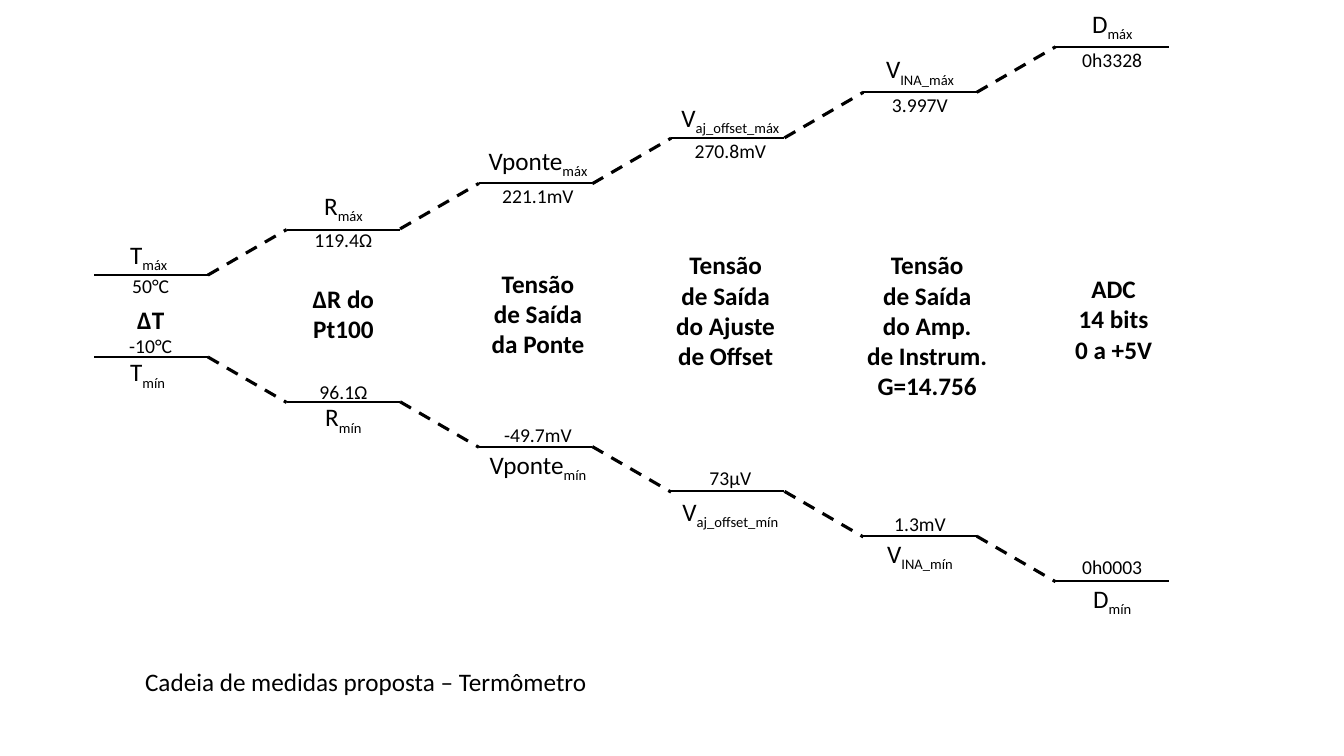
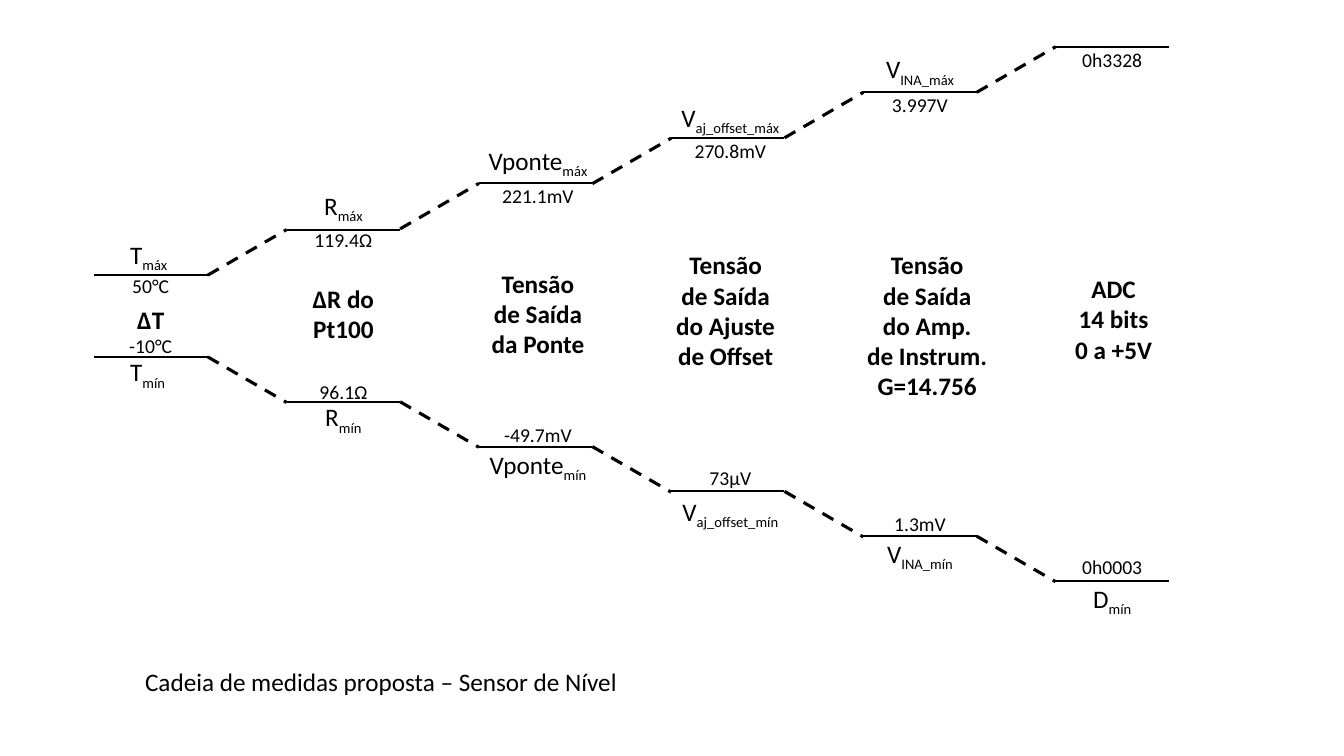
Before and after one commit to Rogiel/ufrgs-instrumentacao-projeto, a slide deck: slide 4 of Resources/Images/Figuras.pptx (slide 1 before the commit). Drawn at 1344x756 pixels with LibreOffice and Linux fonts; fonts in the diff are those of the drawing. Boxes give left, top, right and bottom in pixels: in the first picture for what was removed or moved away, otherwise in the second. Text is boxed around its words. In the diff, an @@ line names an element or a change of style, - is before the commit and + after.

```diff
--- a/Resources/Images/Figuras.pptx
+++ b/Resources/Images/Figuras.pptx
@@ text removed at [1080,3,1145,43] @@
-Dmáx
@@ text at [145,673,616,695]: text changed @@
-Cadeia de medidas proposta – Termômetro
+Cadeia de medidas proposta – Sensor de Nível
```
Also in this commit, not shown: 1 other slide changed, 2 slides added, 6 other files.
